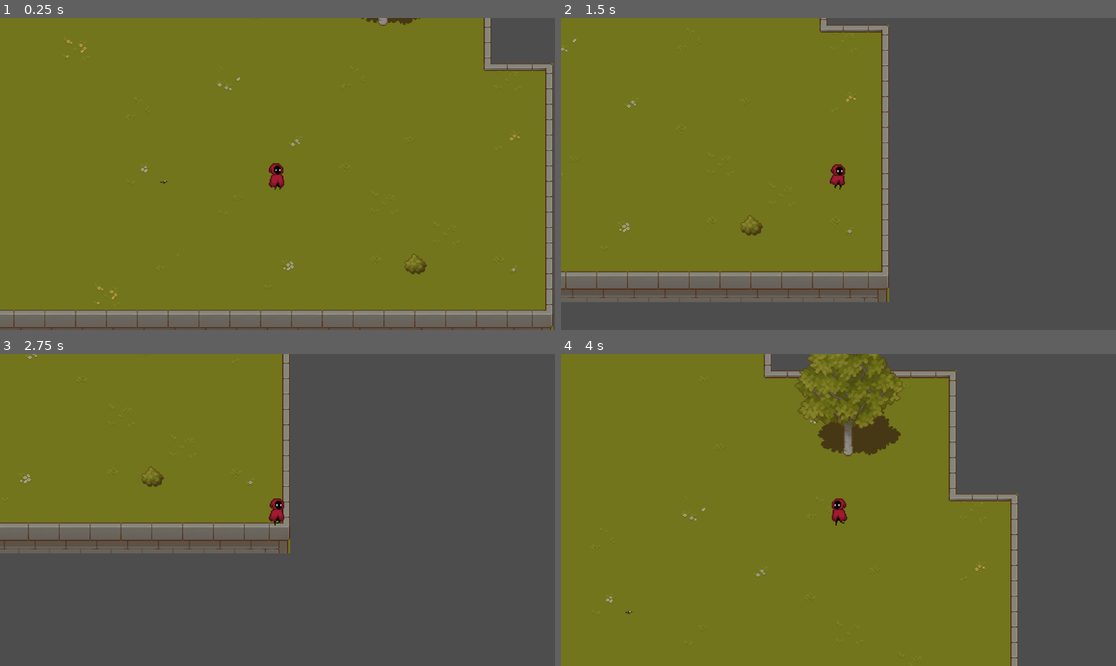
Above: before the commit, frames 1-4 (two rows, left to right).
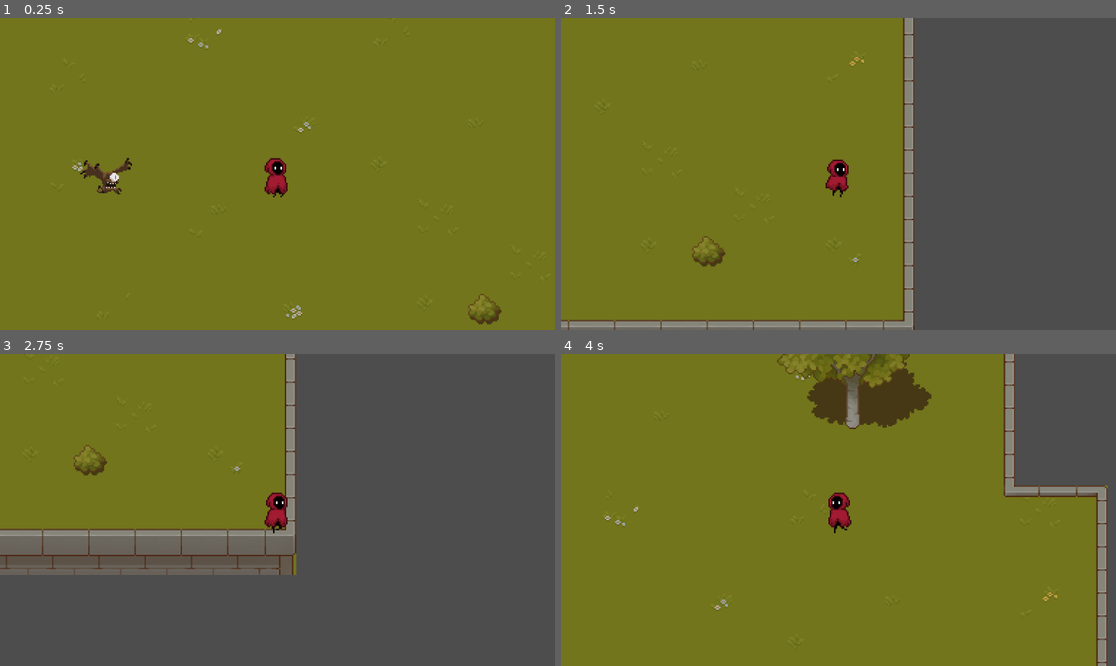
Above: after the commit, the same moments.

Repository: emilykrohn/Cast
Game: Godot game, scene res://Scenes/main.tscn
The game is run twice, just before and just after one commit, with the same random seed, the same clock (stepped at 60 frames per second) and the same inputs. The project has no main scene, so this scene is started directly.
Inputs:
- Up to frame 1 (0.25 s): no input
- Up to frame 2 (1.5 s): hold Right (ui_right) 0.53-1.28 s; tap Space (ui_select) at 0.77 s; hold Down (ui_down) from 1.28 s (still down)
- Up to frame 3 (2.75 s): tap Space (ui_select) at 1.52 s; release Down (ui_down) at 2.03 s; hold Right (ui_right) from 2.03 s (still down)
- Up to frame 4 (4 s): tap Enter at 2.75 s; release Right (ui_right) at 2.78 s; hold Up (ui_up) 2.78-3.53 s; tap Space (ui_select) at 3.02, 3.77 s; hold Left (ui_left) from 3.53 s (still down)

The runs differ from the first frame. In frame 1, 11% of the frame differs, in the area x 0-100%, y 0-100%; in frame 2, 18%; in frame 3, 6.3%; in frame 4, 22%, in the area x 7-99%, y 0-100%.

Commit message:
Bat plays flying animation

Diff:
--- /dev/null
+++ b/Scenes/animation_player.tscn
@@ -0,0 +1,6 @@
+[gd_scene load_steps=2 format=3 uid="uid://owgj6ob0wkr6"]
+
+[ext_resource type="Script" path="res://Scripts/AnimationPlayer.gd" id="1_qxskg"]
+
+[node name="AnimationPlayer" type="Node"]
+script = ExtResource("1_qxskg")
--- a/Scenes/bat.tscn
+++ b/Scenes/bat.tscn
@@ -1,7 +1,8 @@
-[gd_scene load_steps=13 format=3 uid="uid://c3b8j3wih0cfq"]
+[gd_scene load_steps=14 format=3 uid="uid://c3b8j3wih0cfq"]
 
 [ext_resource type="Script" path="res://Scripts/bat.gd" id="1_6ggpc"]
 [ext_resource type="Texture2D" uid="uid://bw7123asv1ghk" path="res://Art/Monsters_Creatures_Fantasy/Flying eye/Flight.png" id="2_t4anl"]
+[ext_resource type="PackedScene" uid="uid://owgj6ob0wkr6" path="res://Scenes/animation_player.tscn" id="3_k2dsx"]
 
 [sub_resource type="AtlasTexture" id="AtlasTexture_1ribi"]
 atlas = ExtResource("2_t4anl")
@@ -71,6 +72,7 @@
 size = Vector2(3, 3)
 
 [node name="Bat" type="Area2D"]
+scale = Vector2(5, 5)
 script = ExtResource("1_6ggpc")
 
 [node name="AnimatedSprite2D" type="AnimatedSprite2D" parent="."]
@@ -84,3 +86,5 @@
 [node name="CollisionShape2D" type="CollisionShape2D" parent="."]
 position = Vector2(1.5, 0.5)
 shape = SubResource("RectangleShape2D_bo3t0")
+
+[node name="AnimationPlayer" parent="." instance=ExtResource("3_k2dsx")]
--- a/Scenes/main.tscn
+++ b/Scenes/main.tscn
@@ -1354,4 +1354,4 @@
 
 [node name="Bat" parent="Level1" instance=ExtResource("8_64m55")]
 z_index = 1
-position = Vector2(715, 507)
+position = Vector2(711, 501)
--- a/Scenes/player.tscn
+++ b/Scenes/player.tscn
@@ -3,7 +3,7 @@
 [ext_resource type="Texture2D" uid="uid://4ni8oj2h6mos" path="res://Art/AnimationSheet_Character.png" id="1_8p0i3"]
 [ext_resource type="Script" path="res://Scripts/player.gd" id="1_kw68t"]
 [ext_resource type="Script" path="res://Scripts/Player/PlayerMovement.gd" id="3_74q8e"]
-[ext_resource type="Script" path="res://Scripts/AnimationPlayer.gd" id="4_y6i1v"]
+[ext_resource type="PackedScene" uid="uid://owgj6ob0wkr6" path="res://Scenes/animation_player.tscn" id="4_lx202"]
 
 [sub_resource type="AtlasTexture" id="AtlasTexture_5v8yw"]
 atlas = ExtResource("1_8p0i3")
@@ -297,12 +297,11 @@
 shape = SubResource("CapsuleShape2D_2mkhe")
 
 [node name="Camera2D" type="Camera2D" parent="."]
-zoom = Vector2(2, 2)
+zoom = Vector2(3, 3)
 
 [node name="PlayerMovement" type="Node" parent="."]
 unique_name_in_owner = true
 script = ExtResource("3_74q8e")
 
-[node name="AnimationPlayer" type="Node" parent="."]
+[node name="AnimationPlayer" parent="." instance=ExtResource("4_lx202")]
 unique_name_in_owner = true
-script = ExtResource("4_y6i1v")
--- a/Scripts/bat.gd
+++ b/Scripts/bat.gd
@@ -5,6 +5,7 @@
 func _ready():
 	bat = enemy.new()
 	bat.health = 50
+	$AnimationPlayer.play("Flying")
 
 func _process(delta):
 	bat.position = global_position
